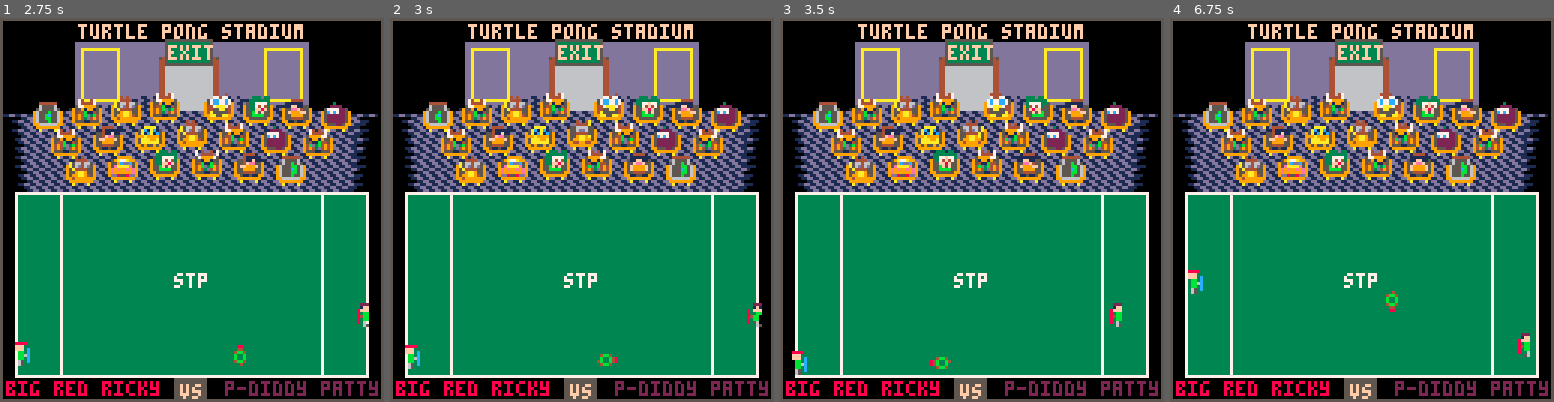
Above: before the commit, frames 1-4 (left to right).
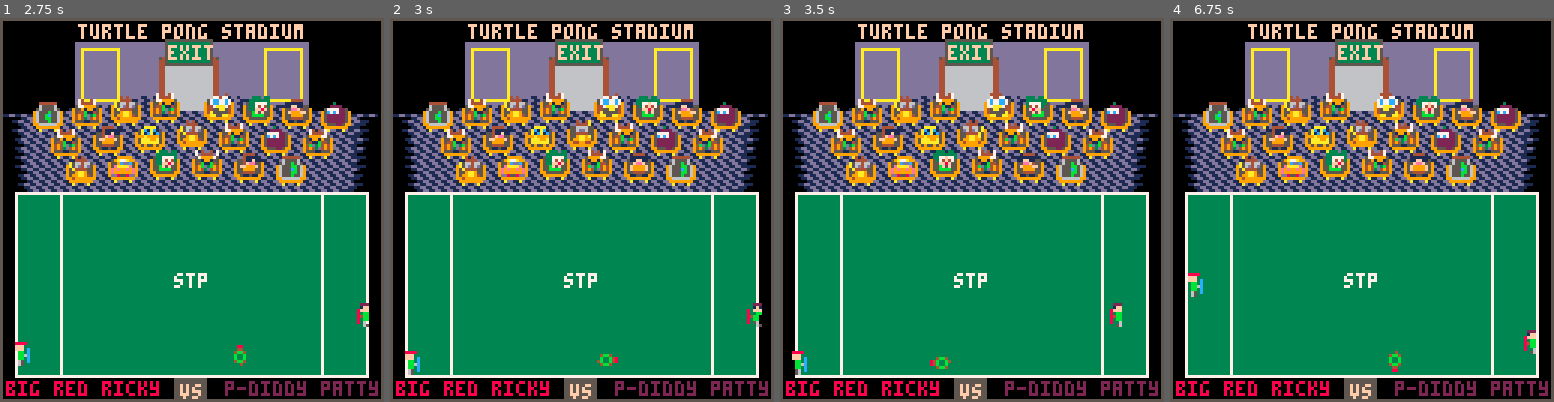
Above: after the commit, the same moments.

Repository: topromulan/STP4
Game: PICO-8 cartridge stp4.p8
Same seed, same stepped clock (60 frames per second), same inputs: the game is played once before the commit and once after it.
Inputs:
- Up to frame 1 (2.75 s): tap X (X key) at 0.33, 1.07, 1.85 s; tap O (Z key) at 0.7, 1.7, 2.1, 2.5 s; hold Right 1.6-2.1 s; hold Up 2.15-2.42 s; hold Right from 2.47 s (still down)
- Up to frame 2 (3 s): keep holding Right; tap O (Z key) at 2.9 s; tap X (X key) at 2.97 s
- Up to frame 3 (3.5 s): release Right at 3.03 s; hold Left from 3.08 s (still down); tap O (Z key) at 3.3 s
- Up to frame 4 (6.75 s): release Left at 3.58 s; hold Down 3.63-3.97 s; tap O (Z key) every 0.4 s from 3.7 to 6.5 s; hold Right 4.02-4.68 s; tap X (X key) at 4.08, 5.2, 6.32 s; hold Up 4.73-5.03 s; hold Left 5.08-5.68 s; hold Down 5.73-6.03 s; hold Right 6.08-6.58 s; hold Right from 6.63 s (still down)

Frame 1 is identical in both runs. In frame 2, 0.2% of the frame differs, in the area x 3-8%, y 85-93%; in frame 3, less than 0.1%; in frame 4, 0.6%, in the area x 4-96%, y 65-93%.

Commit message:
ai tuneup

Diff:
--- a/stp4.p8
+++ b/stp4.p8
@@ -35,12 +35,12 @@
    if(cycles-debug2_reminder>150) then debug2=nil debug2_memory=nil debug2_reminder=nil end
   end
   if(debug3!=nil) then
-   print(debug3,62-3*#debug3,66,debug_color)
+   print(debug3,62-4*#debug3,66,debug_color)
    if(debug3_memory!=debug3) then debug3_memory=debug3 debug3_reminder=cycles end
    if(cycles-debug3_reminder>150) then debug3=nil debug3_memory=nil debug3_reminder=nil end
   end
   if(debug4!=nil) then
-   print(debug4,62-3*#debug4,96,debug_color)
+   print(debug4,62-4*#debug4,96,debug_color)
    if(debug4_memory!=debug4) then debug4_memory=debug4 debug4_reminder=cycles end
    if(cycles-debug4_reminder>150) then debug4=nil debug4_memory=nil debug4_reminder=nil end
   end
@@ -1214,8 +1214,8 @@
    else
     if(yprojection>top-10 or yprojection<bottom+10) then
      --it looks like it's coming to us
-     if(players[p].y<oddball.y and rnd()>0.2) players[p].js["d"]=1
-     if(players[p].y>oddball.y and rnd()>0.2) players[p].js["u"]=1
+     if(players[p].y<yprojection and rnd()>0.2) players[p].js["d"]=1
+     if(players[p].y>yprojection and rnd()>0.2) players[p].js["u"]=1
     else
      local blunder=0.5*(oddball.y+midfield)
      if(players[p].y<blunder and rnd()>0.4) players[p].js["d"]=1
